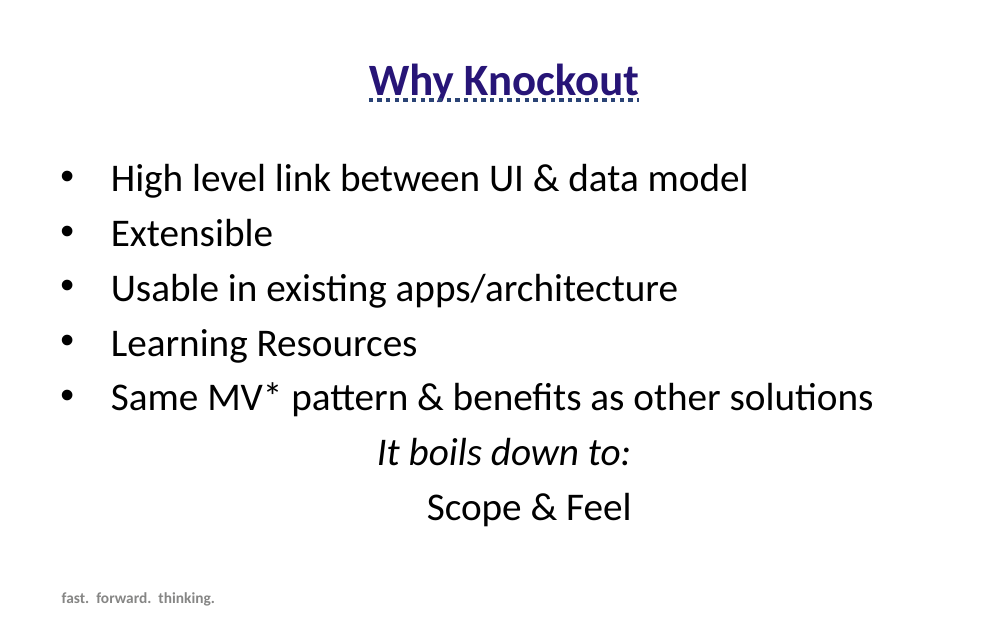
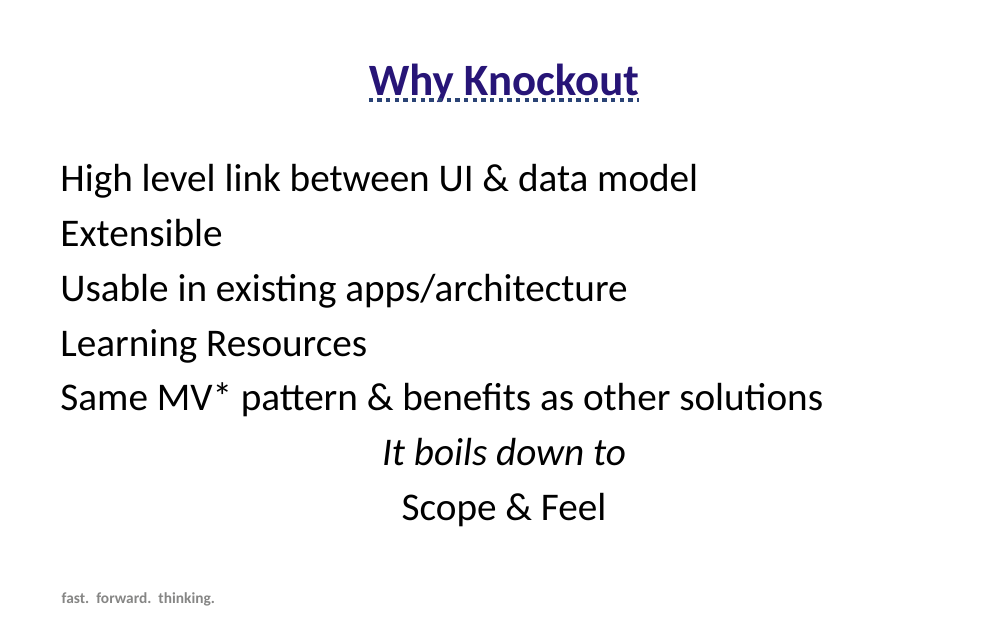
Before and after one commit to SteveDuitsman/MVVM_Examples, a slide deck: slide 14 of Forward Thinking KnockoutJS.pptx. Drawn at 1008x630 pixels with LibreOffice and Linux fonts; fonts in the diff are those of the drawing; background and template pictures are left out. Boxes give left, top, right and bottom in pixels: in the first picture for what was removed or moved away, otherwise in the second. Text is boxed around its words. In the diff, an @@ line names an element or a change of style, - is before the commit and + after.

Commit message:
Remove bullets, minor formatting

```diff
--- a/Forward Thinking KnockoutJS.pptx
+++ b/Forward Thinking KnockoutJS.pptx
@@ text at bbox=[60, 163, 823, 417]: bullet • to none @@
@@ text at bbox=[382, 437, 626, 466]: text changed @@
-It boils down to:
+It boils down to
```
Also in this commit, not shown: 2 other slides changed.
